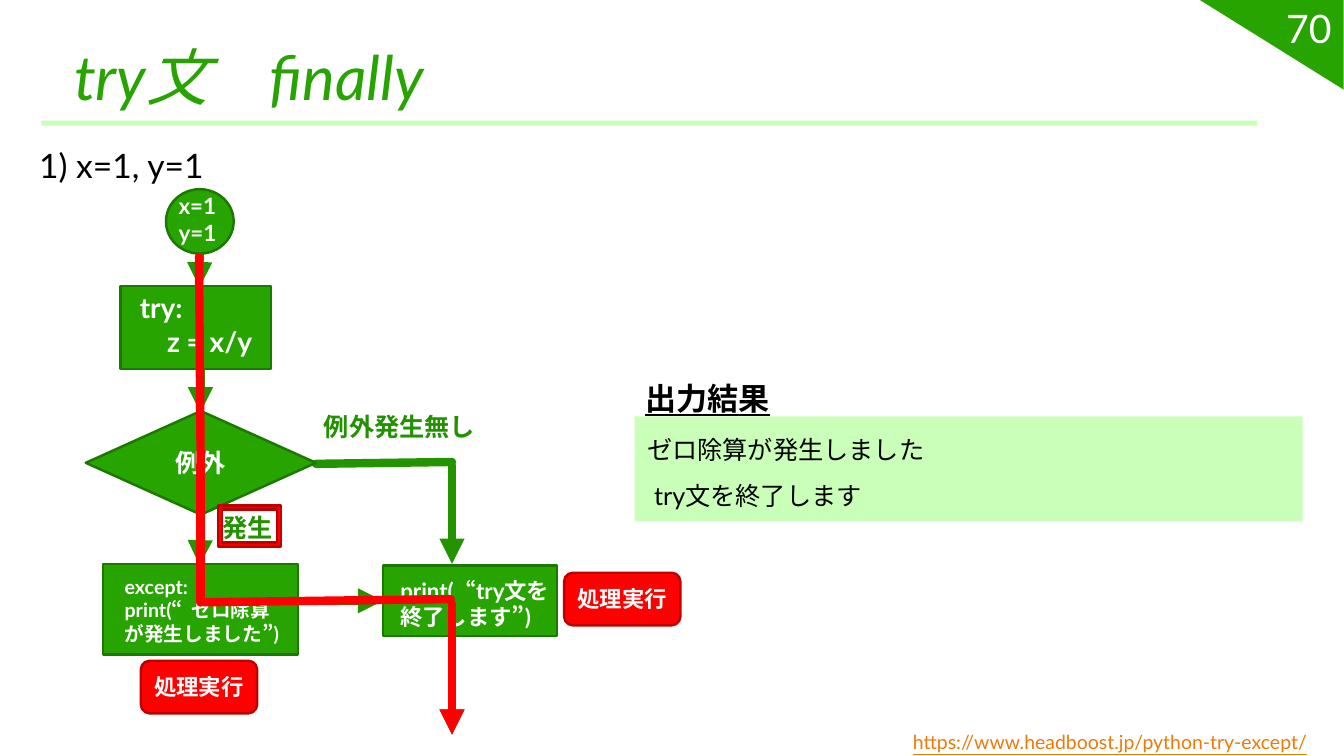
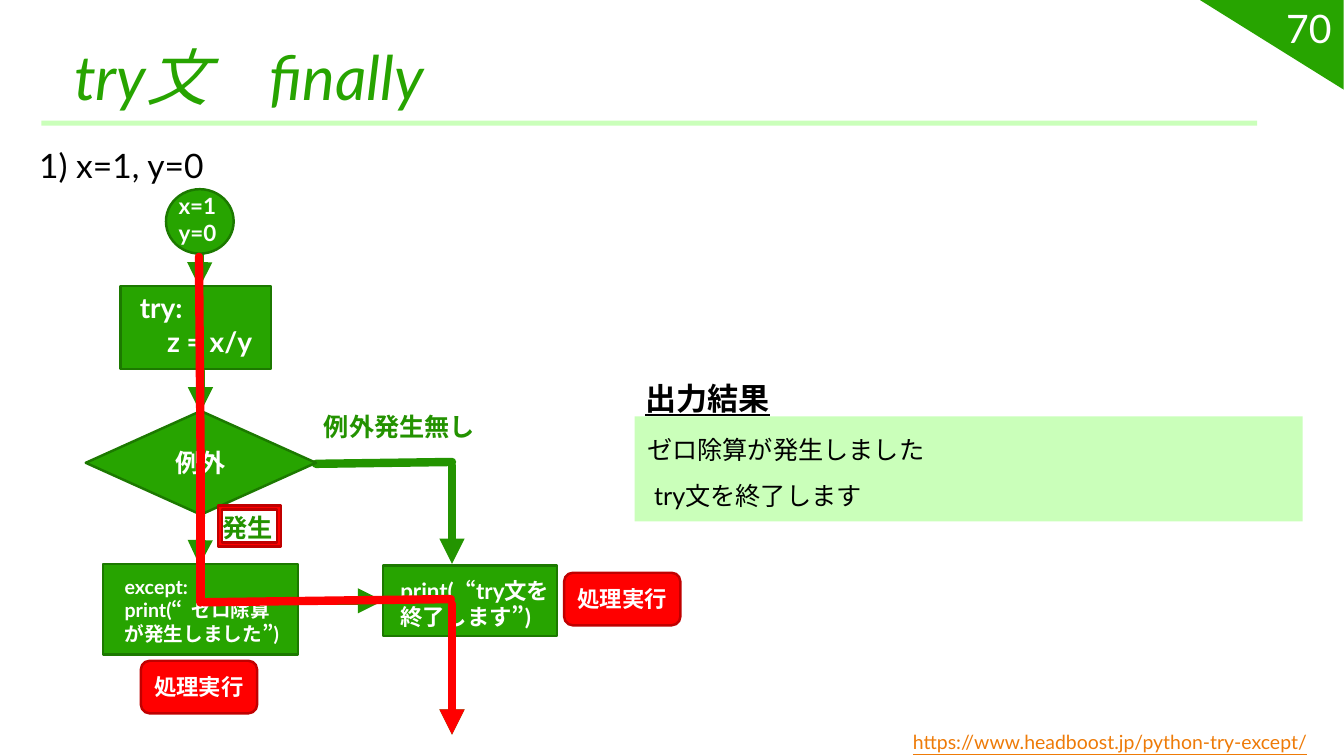
Before and after one commit to challenge-site-kamonohashi/learn_python, a slide deck: slide 70 of powerpoint/第4回 if for while try.pptx. Drawn at 1344x756 pixels with LibreOffice and Linux fonts; fonts in the diff are those of the drawing. Boxes give left, top, right and bottom in pixels: in the first picture for what was removed or moved away, otherwise in the second. Text is boxed around its words. In the diff, an @@ line names an element or a change of style, - is before the commit and + after.

```diff
--- a/powerpoint/第4回 if for while try.pptx
+++ b/powerpoint/第4回 if for while try.pptx
@@ text at (39, 152, 203, 184): text changed @@
-1) x=1, y=1
+1) x=1, y=0
@@ text at (179, 224, 217, 245): text changed @@
-y=1
+y=0
```
Also in this commit, not shown: 4 other slides changed, 1 other file.
